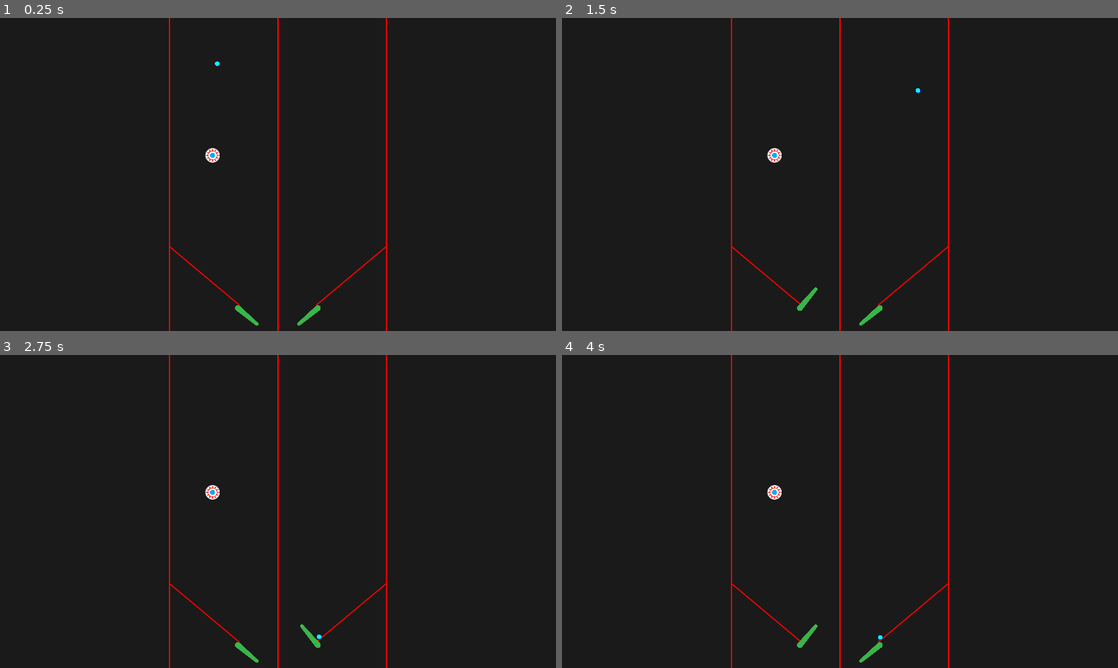
Above: before the commit, frames 1-4 (two rows, left to right).
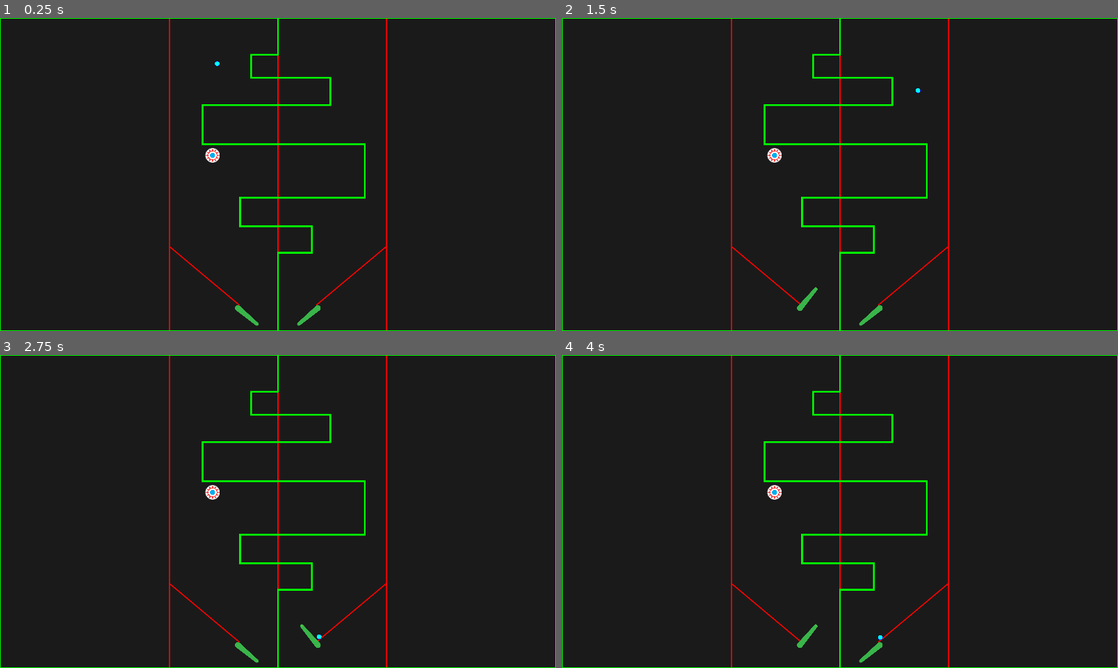
Above: after the commit, the same moments.

Repository: cxhuy/ptd
Game: Godot game, scene res://scenes/game.tscn
The game is run twice, just before and just after one commit, with the same random seed, the same clock (stepped at 60 frames per second) and the same inputs.
Inputs:
- Up to frame 1 (0.25 s): no input
- Up to frame 2 (1.5 s): tap Enter at 0.5 s; hold / (rightFlip) 0.53-1.28 s; tap Space at 1.25 s; hold Z (leftFlip) from 1.28 s (still down)
- Up to frame 3 (2.75 s): tap Enter at 2 s; release Z (leftFlip) at 2.03 s; hold / (rightFlip) from 2.03 s (still down)
- Up to frame 4 (4 s): tap Space at 3.5 s; release / (rightFlip) at 3.53 s; hold Z (leftFlip) from 3.53 s (still down)

The runs differ from the first frame. In frame 1, 1.8% of the frame differs, in the area x 0-100%, y 0-100%; in frame 2, 1.8%; in frame 3, 1.8%; in frame 4, 1.8%.

Commit message:
feat: add path sprite

Diff:
--- a/scenes/game.tscn
+++ b/scenes/game.tscn
@@ -1,6 +1,7 @@
-[gd_scene load_steps=10 format=3 uid="uid://b4thv8xq7r6q"]
+[gd_scene load_steps=12 format=3 uid="uid://b4thv8xq7r6q"]
 
 [ext_resource type="Texture2D" uid="uid://dqxgvfj5w8qap" path="res://sprites/environment/walls/walls.svg" id="1_o7217"]
+[ext_resource type="Texture2D" uid="uid://ctppyjudyoga8" path="res://sprites/environment/paths/enemy_path.png" id="1_pf6s4"]
 [ext_resource type="PackedScene" uid="uid://domq6x0q4mfk1" path="res://scenes/ball.tscn" id="2_nc3n3"]
 [ext_resource type="PackedScene" uid="uid://d23liiq5o3xd" path="res://scenes/flipper/rightFlipper.tscn" id="3_mdsrv"]
 [ext_resource type="PackedScene" uid="uid://bhfj71qo8alo3" path="res://scenes/flipper/leftFlipper.tscn" id="3_mqu62"]
@@ -17,6 +18,8 @@
 
 [sub_resource type="RectangleShape2D" id="RectangleShape2D_jarcq"]
 size = Vector2(1920, 50)
+
+[sub_resource type="Curve2D" id="Curve2D_13sw7"]
 
 [node name="Game" type="Node2D"]
 
@@ -65,3 +68,10 @@
 
 [node name="Bumper" parent="." instance=ExtResource("5_l2te3")]
 position = Vector2(734, 474)
+
+[node name="EnemyPath" type="Path2D" parent="."]
+curve = SubResource("Curve2D_13sw7")
+
+[node name="PathSprite" type="Sprite2D" parent="EnemyPath"]
+position = Vector2(960, 540)
+texture = ExtResource("1_pf6s4")
Binary file added: sprites/environment/paths/enemy_path.png
Not shown, added: sprites/environment/paths/enemy_path.png.import
